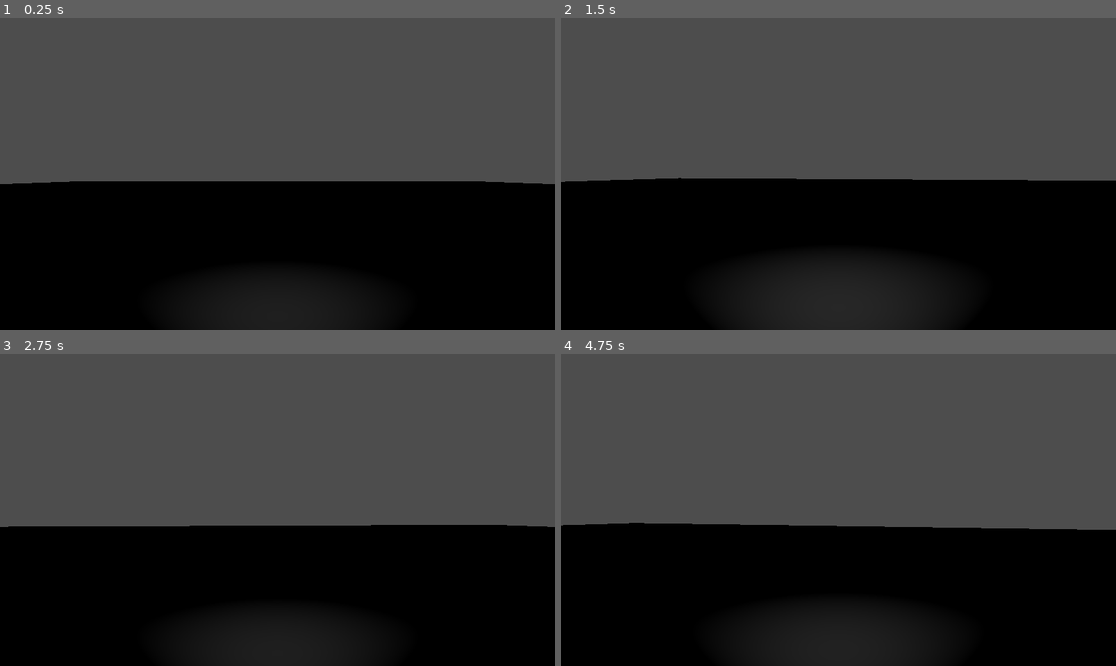
Above: before the commit, frames 1-4 (two rows, left to right).
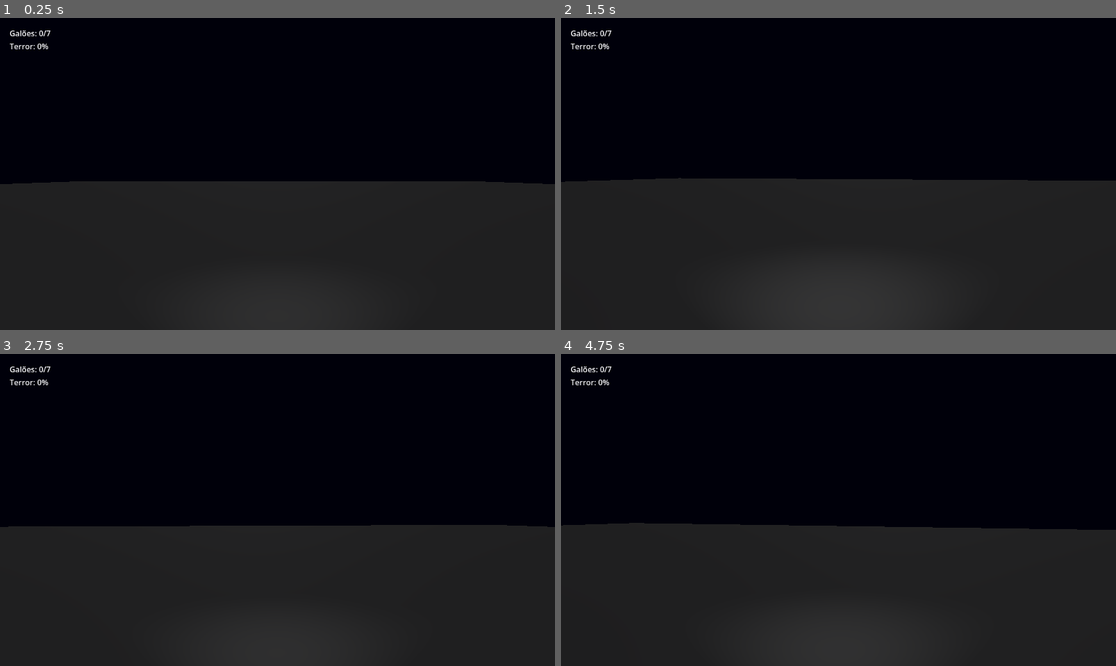
Above: after the commit, the same moments.

Repository: Beforg/counting-10-3d-godot
Game: Godot game, scene res://world/world.tscn
Two runs of this game, one before a commit and one after it. Both use one fixed random seed, a clock stepped at 60 frames per second and the inputs below. Sound files missing from this copy of the repository are replaced by a short silence.
Inputs (mouse positions are in pixels of both pictures, inside the frame that each line leads up to):
- Up to frame 1 (0.25 s): no input
- Up to frame 2 (1.5 s): tap Enter at 0.5 s; move the mouse to (866, 174) at 0.52 s; hold Up (ui_up) from 0.53 s (still down); move the mouse to (810, 174) at 1.27 s
- Up to frame 3 (2.75 s): keep holding Up (ui_up); tap Space at 2 s; move the mouse to (288, 503) at 2.02 s
- Up to frame 4 (4.75 s): keep holding Up (ui_up); tap Enter at 2.75, 4.25 s; move the mouse to (832, 516) at 2.77 s; tap Space at 3.5 s; move the mouse to (877, 513) at 3.52 s; move the mouse to (794, 506) at 4.27 s

The runs differ from the first frame. In frame 1, 94% of the frame differs, in the area x 0-100%, y 0-100%; in frame 2, 90%; in frame 3, 94%; in frame 4, 93%.

Commit message:
feature: environment

Diff:
--- a/entities/player.tscn
+++ b/entities/player.tscn
@@ -1,6 +1,7 @@
 [gd_scene format=3 uid="uid://bp2rvneeau6de"]
 
 [ext_resource type="Script" uid="uid://dugpnf4iw4mg2" path="res://entities/player.gd" id="1_merdl"]
+[ext_resource type="PackedScene" uid="uid://0yylcrkforgl" path="res://ui/hud.tscn" id="2_b0kkn"]
 
 [sub_resource type="CapsuleShape3D" id="CapsuleShape3D_tcf2h"]
 
@@ -14,3 +15,5 @@
 transform = Transform3D(1, 0, 0, 0, 1, 0, 0, 0, 1, 0, 0.64577353, 0)
 
 [node name="SpotLight3D" type="SpotLight3D" parent="Camera3D" unique_id=849943507]
+
+[node name="HUD" parent="." unique_id=1687985223 instance=ExtResource("2_b0kkn")]
--- a/project.godot
+++ b/project.godot
@@ -26,5 +26,3 @@
 [rendering]
 
 rendering_device/driver.windows="d3d12"
-renderer/rendering_method="gl_compatibility"
-renderer/rendering_method.mobile="gl_compatibility"
--- /dev/null
+++ b/ui/hud.gd
@@ -0,0 +1,26 @@
+extends CanvasLayer
+
+@onready var gas_label = $PanicVignette/MarginContainer/VBoxContainer/GasLabel
+@onready var terror_label = $PanicVignette/MarginContainer/VBoxContainer/TerrorLabel
+@onready var panic_vignette = $PanicVignette
+
+func _ready() -> void:
+	# Começa com o filtro vermelho invisível (Opacidade / Alpha = 0)
+	panic_vignette.color.a = 0.0
+
+func _process(delta: float) -> void:
+	# 1. Atualiza os textos consultando o Autoload
+	gas_label.text = "Galões: " + str(GameManager.gasoline_count) + "/7"
+	terror_label.text = "Terror: " + str(int(GameManager.terror_level)) + "%"
+
+	# 2. O Efeito de Pânico!
+	# Só começa a piscar/sujar a tela se o terror passar da metade
+	if GameManager.terror_level > 50.0:
+		# Transforma o terror (50 a 100) em um multiplicador (0.0 a 1.0)
+		var intensity = (GameManager.terror_level - 50.0) / 50.0
+
+		# Aplica a intensidade na opacidade da cor vermelha (Alpha)
+		# Multipliquei por 0.5 para não ficar 100% cego quando chegar no 100 de terror
+		panic_vignette.color.a = intensity * 0.5
+	else:
+		panic_vignette.color.a = 0.0
--- /dev/null
+++ b/ui/hud.tscn
@@ -0,0 +1,38 @@
+[gd_scene format=3 uid="uid://0yylcrkforgl"]
+
+[ext_resource type="Script" uid="uid://v5n8uxll02p1" path="res://ui/hud.gd" id="1_rbyyf"]
+
+[node name="HUD" type="CanvasLayer" unique_id=1687985223]
+script = ExtResource("1_rbyyf")
+
+[node name="PanicVignette" type="ColorRect" parent="." unique_id=1290910334]
+anchors_preset = 15
+anchor_right = 1.0
+anchor_bottom = 1.0
+grow_horizontal = 2
+grow_vertical = 2
+mouse_filter = 2
+color = Color(0.54509807, 0, 0, 1)
+
+[node name="MarginContainer" type="MarginContainer" parent="PanicVignette" unique_id=1786271098]
+layout_mode = 1
+anchors_preset = 15
+anchor_right = 1.0
+anchor_bottom = 1.0
+grow_horizontal = 2
+grow_vertical = 2
+theme_override_constants/margin_left = 20
+theme_override_constants/margin_top = 20
+theme_override_constants/margin_right = 20
+theme_override_constants/margin_bottom = 20
+
+[node name="VBoxContainer" type="VBoxContainer" parent="PanicVignette/MarginContainer" unique_id=218679287]
+layout_mode = 2
+
+[node name="GasLabel" type="Label" parent="PanicVignette/MarginContainer/VBoxContainer" unique_id=2132973534]
+layout_mode = 2
+text = "Galões: 0/10"
+
+[node name="TerrorLabel" type="Label" parent="PanicVignette/MarginContainer/VBoxContainer" unique_id=134851939]
+layout_mode = 2
+text = "Terror: 0%"
--- /dev/null
+++ b/world/gasoline_can.gd
@@ -0,0 +1,24 @@
+extends Area3D
+
+@onready var visual = $Sprite3D
+@onready var audio = $CollectSound
+@onready var collision = $CollisionShape3D
+
+func _on_body_entered(body: Node3D) -> void:
+	# Verifica se quem esbarrou foi o Player
+	if body.name == "Player":
+
+		# 1. Avisa o Cérebro (GameManager)
+		GameManager.collect_gasoline()
+		print("Pegou Gasolina! Total: ", GameManager.gasoline_count)
+
+		# 2. Toca o som espacial de coleta
+		audio.play()
+
+		# 3. Fica invisível e intocável imediatamente para não ser pego duas vezes
+		visual.visible = false
+		collision.set_deferred("disabled", true)
+
+		# 4. A MÁGICA: Espera o som terminar antes de se autodestruir!
+		await audio.finished
+		queue_free()
--- a/world/world.tscn
+++ b/world/world.tscn
@@ -3,13 +3,32 @@
 [ext_resource type="PackedScene" uid="uid://bp2rvneeau6de" path="res://entities/player.tscn" id="1_6xmxd"]
 [ext_resource type="Script" uid="uid://djmw34p3kn1ol" path="res://world/enemy.gd" id="2_4717r"]
 [ext_resource type="Texture2D" uid="uid://b7pmdtisy8wmv" path="res://assets/enemy_iddle.png" id="3_h5o24"]
+[ext_resource type="Script" uid="uid://bl1rwti2436ee" path="res://world/gasoline_can.gd" id="4_fn3g3"]
+[ext_resource type="Texture2D" uid="uid://cq3basimfl8s7" path="res://assets/galao.png" id="4_h5o24"]
+[ext_resource type="AudioStream" uid="uid://dek6hgqu8gcvo" path="res://assets/audio/collect.mp3" id="6_sc4t8"]
+
+[sub_resource type="Environment" id="Environment_fn3g3"]
+background_mode = 1
+background_color = Color(0.0018729585, 3.985828e-08, 0.03775244, 1)
+volumetric_fog_enabled = true
+volumetric_fog_density = 0.45
+volumetric_fog_albedo = Color(0.06879827, 0.06879828, 0.06879828, 1)
 
 [sub_resource type="CapsuleShape3D" id="CapsuleShape3D_mmdvd"]
 
 [sub_resource type="CylinderShape3D" id="CylinderShape3D_fn3g3"]
 radius = 4.010742
 
+[sub_resource type="BoxShape3D" id="BoxShape3D_mmdvd"]
+
 [node name="World" type="Node3D" unique_id=1507072864]
+
+[node name="DirectionalLight3D" type="DirectionalLight3D" parent="." unique_id=1643046218]
+transform = Transform3D(1, 0, 0, 0, -0.50819993, 0.86123914, 0, -0.86123914, -0.50819993, 0, 15.638879, -23.12785)
+light_energy = 0.05
+
+[node name="WorldEnvironment" type="WorldEnvironment" parent="." unique_id=690380970]
+environment = SubResource("Environment_fn3g3")
 
 [node name="Chao" type="CSGBox3D" parent="." unique_id=885996407]
 use_collision = true
@@ -18,9 +37,10 @@
 [node name="Player" parent="." unique_id=2087979505 instance=ExtResource("1_6xmxd")]
 transform = Transform3D(1, 0, 0, 0, 1, 0, 0, 0, 1, 0, 1.7673923, 0)
 
-[node name="Enemy" type="CharacterBody3D" parent="." unique_id=1642911182]
-transform = Transform3D(1, 0, 0, 0, 1, 0, 0, 0, 1, 18.173508, 2.0628738, 6.1683216)
+[node name="Enemy" type="CharacterBody3D" parent="." unique_id=1642911182 node_paths=PackedStringArray("player")]
+transform = Transform3D(1, 0, 0, 0, 1, 0, 0, 0, 1, 19.359638, 1.9450479, 5.715513)
 script = ExtResource("2_4717r")
+player = NodePath("../Player")
 
 [node name="CollisionShape3D" type="CollisionShape3D" parent="Enemy" unique_id=744100749]
 shape = SubResource("CapsuleShape3D_mmdvd")
@@ -34,3 +54,21 @@
 [node name="CollisionShape3D" type="CollisionShape3D" parent="Enemy/TerrorAura" unique_id=1971587057]
 transform = Transform3D(1, 0, 0, 0, 1, 0, 0, 0, 1, 0, -0.23711872, -0.042467594)
 shape = SubResource("CylinderShape3D_fn3g3")
+
+[node name="GasolineCan" type="Area3D" parent="." unique_id=1651115810]
+transform = Transform3D(1, 0, 0, 0, 1, 0, 0, 0, 1, 7.49792, 0.9013562, 1.9148583)
+script = ExtResource("4_fn3g3")
+
+[node name="CollisionShape3D" type="CollisionShape3D" parent="GasolineCan" unique_id=1209460820]
+transform = Transform3D(1, 0, 0, 0, 1, 0, 0, 0, 1, -0.05606556, -0.13778746, -0.2320466)
+shape = SubResource("BoxShape3D_mmdvd")
+
+[node name="Sprite3D" type="Sprite3D" parent="GasolineCan" unique_id=506474742]
+transform = Transform3D(0.25, 0, 0, 0, 0.25, 0, 0, 0, 0.25, 0.11764717, -0.03588605, 0.10246396)
+billboard = 2
+texture = ExtResource("4_h5o24")
+
+[node name="CollectSound" type="AudioStreamPlayer3D" parent="GasolineCan" unique_id=656814578]
+stream = ExtResource("6_sc4t8")
+
+[connection signal="body_entered" from="GasolineCan" to="GasolineCan" method="_on_body_entered"]
Not shown, added: assets/audio/Calm_hearbeat.wav.import
Not shown, added: assets/audio/Original-heart-beat-scare-up-116642.wav.import
Not shown, added: assets/audio/Scared_heartbeat.wav.import
Not shown, added: assets/audio/collect.mp3.import
Not shown, added: assets/audio/consumivel.mp3.import
Not shown, added: assets/audio/eryliaa-night-forest-with-frogs-and-crickets-for-sleep-451153.mp3.import
Not shown, added: assets/audio/horror-sound-4.mp3.import
Not shown, added: assets/audio/jump_scary.mp3.import
Not shown, added: assets/audio/running-on-wet-grass.wav.import
Not shown, added: assets/audio/ship.wav.import
Not shown, added: assets/audio/walk.mp3.import
Binary file added: assets/galao.png
(and 14 more such lines)
